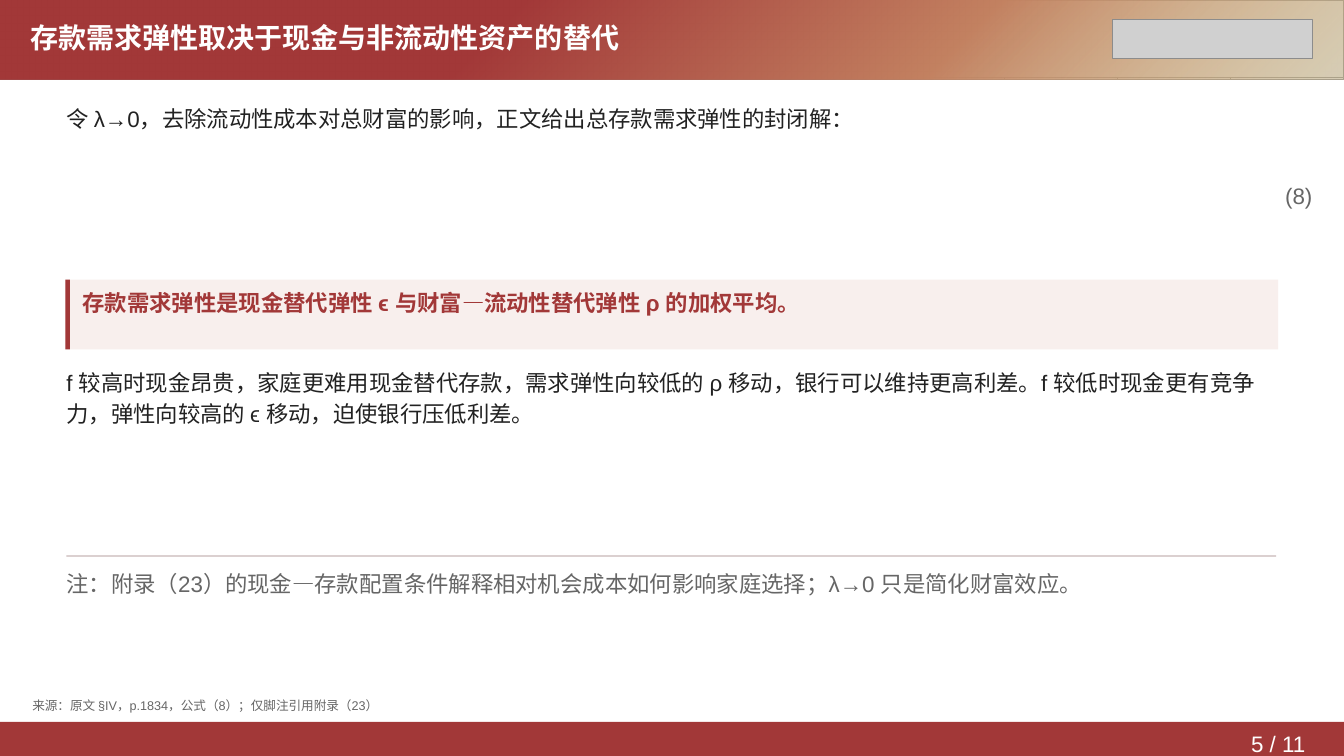
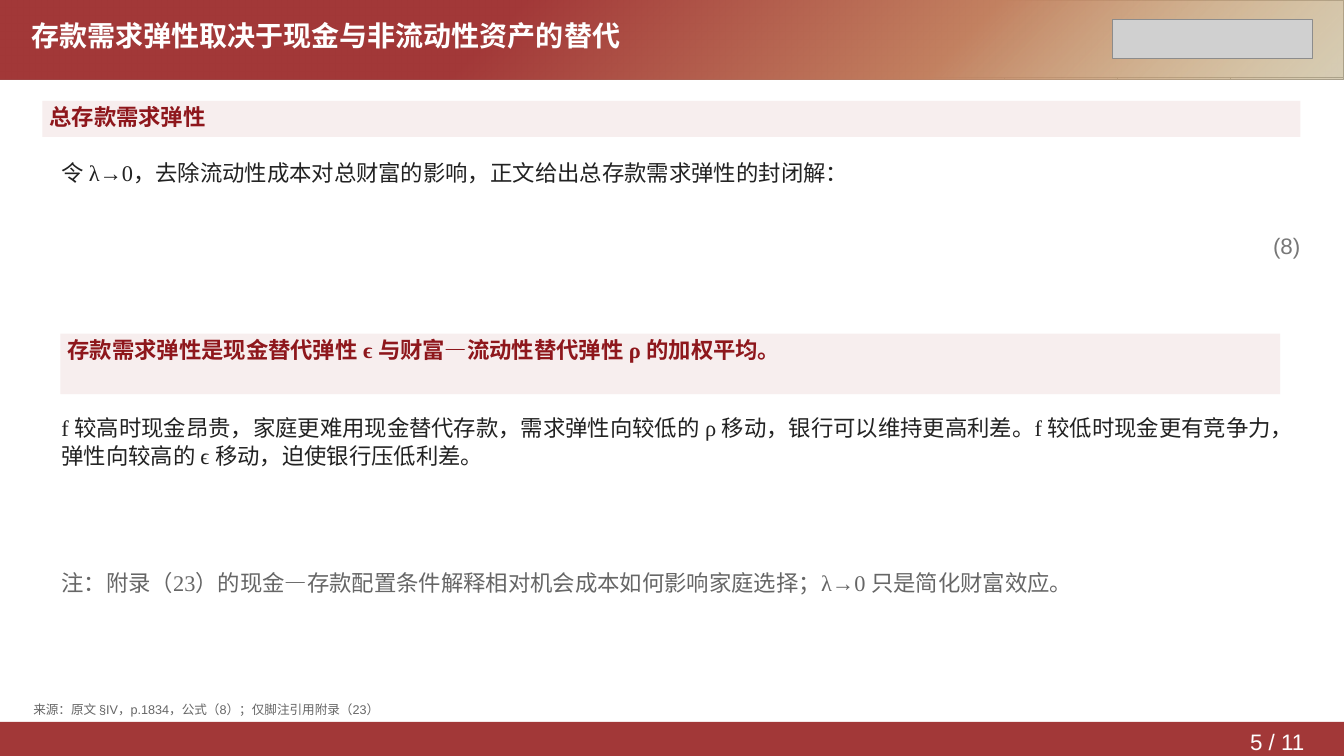
Before and after one commit to Yutingee/trial, a slide deck: slide 5 of deliverables/DepositsChannel-Model.pptx. Drawn at 1344x756 pixels with LibreOffice and Linux fonts; fonts in the diff are those of the drawing; grey boxes stand for pictures. Boxes give left, top, right and bottom in pixels: in the first picture for what was removed or moved away, otherwise in the second. Text is boxed around its words. In the diff, an @@ line names an element or a change of style, - is before the commit and + after.

Commit message:
Restyle presentation to screenshot references and apply highlight fill directly to text boxes

```diff
--- a/deliverables/DepositsChannel-Model.pptx
+++ b/deliverables/DepositsChannel-Model.pptx
@@ rectangle added at (42,101,1301,137), fill #F7EEEE, 16 pt, text #8E171C, bold @@
+总存款需求弹性
@@ font Arial to Times New Roman; line spacing 1.15 to 1.05 in 3 elements at (61,572,1072,594), (61,417,1294,466), (61,162,848,183) @@
@@ text "令 λ→0，去除流动性成本对总财富的影响，正文给出总存款需求弹性的封闭解：": place and size @@
-text "令 λ→0，去除流动性成本对总财富的影响，正文给出总存款需求弹性的封闭解：" at (66,108,854,129)
+text "令 λ→0，去除流动性成本对总财富的影响，正文给出总存款需求弹性的封闭解：" at (61,162,848,183)
@@ text "(8)": place and size @@
-text "(8)" at (1285,188,1312,209)
+text "(8)" at (1273,238,1300,259)
@@ text "(8)" at (1273,238,1300,259): text colour #666666 to #777777; line spacing 1.15 to 1.05 @@
@@ rectangle removed at (66,279,1278,349) @@
@@ rectangle removed at (66,279,70,349) @@
@@ rectangle "存款需求弹性是现金替代弹性 ϵ 与财富—流动性替代弹性 ρ 的加权平均。": place and size @@
-rectangle "存款需求弹性是现金替代弹性 ϵ 与财富—流动性替代弹性 ρ 的加权平均。" at (83,292,800,316)
+rectangle "存款需求弹性是现金替代弹性 ϵ 与财富—流动性替代弹性 ρ 的加权平均。" at (60,334,1280,394)
@@ rectangle "存款需求弹性是现金替代弹性 ϵ 与财富—流动性替代弹性 ρ 的加权平均。" at (60,334,1280,394): font Arial to Times New Roman, text colour #A23838 to #8E171C; line spacing 1.15 to 1.05; fill none to #F7EEEE @@
@@ text "f 较高时现金昂贵，家庭更难用现金替代存款，需求弹性向较低的 ρ 移动，银行可以维持更高利差。f 较低时现金更有竞争力， ...": place and size @@
-text "f 较高时现金昂贵，家庭更难用现金替代存款，需求弹性向较低的 ρ 移动，银行可以维持更高利差。f 较低时现金更有竞争力， ..." at (66,372,1255,424)
+text "f 较高时现金昂贵，家庭更难用现金替代存款，需求弹性向较低的 ρ 移动，银行可以维持更高利差。f 较低时现金更有竞争力， ..." at (61,417,1294,466)
@@ rectangle removed at (67,556,1276,557) @@
@@ line spacing 1.15 to 1.05 in 3 elements at (31,22,620,49), (1250,734,1304,750), (33,703,379,717) @@
```
Also in this commit, not shown: 10 other slides changed, 3 other files.
